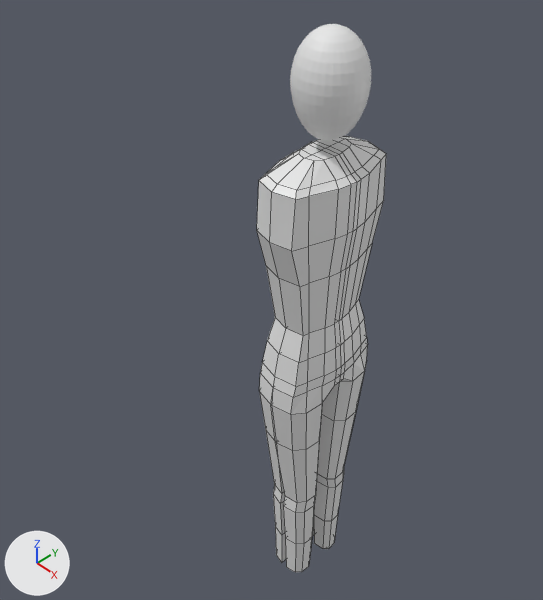
The Blender file bodymodel.blend: old version first, new version second.
One viewpoint serves both versions: a camera (50 mm lens) standing at (12.0, -13.4, 13.5) and looking at (-1.8, -0.3, -1.5). Lighting does not change. The marker at lower left points along +X, +Y and +Z. Mesh edges are drawn as thin lines on the coarser meshes.

Script lines for the objects in view, before the commit:
```python
me_cube = bpy.data.meshes.new('Cube')
me_cube.from_pydata(...)  # 118 vertices, 106 faces; spans x 0.0..1.2, y -1.1..0.0, z -13.5..4.4
me_cube.materials.append(mat_material)  # white #e7e7e7
me_sphere = bpy.data.meshes.new('Sphere')
me_sphere.from_pydata(...)  # 482 vertices, 512 faces; spans x -1.0..1.0, y -1.0..1.0, z -1.16..1.0
ob_cube = bpy.data.objects.new('Cube', me_cube)
ob_cube.location = (0.0, 0.0, 0.0)
ob_cube.scale = (1.0, 1.83, 1.0)
_m = ob_cube.modifiers.new('Mirror', 'MIRROR')
_m.use_axis = (True, True, False)
ob_sphere = bpy.data.objects.new('Sphere', me_sphere)
ob_sphere.location = (0.0, 0.07, 6.2)
ob_sphere.scale = (1.0, 1.0, 1.35)
```
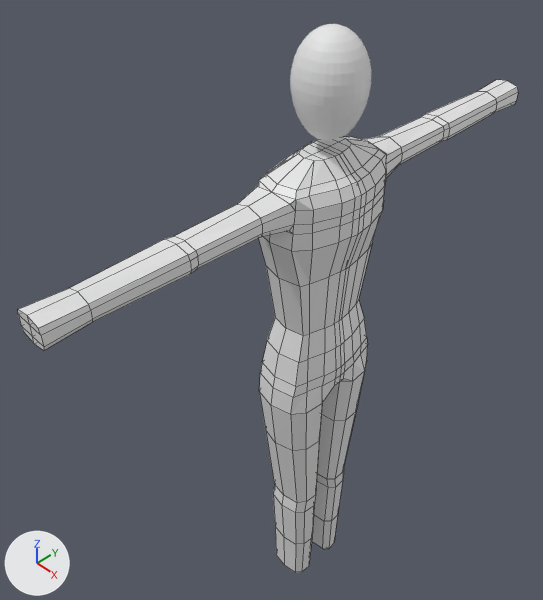
Boxes (x1, y1, x2, y2) around the edits, measured in the pictures (543 x 600 px):
'Cube', reshaped, modifiers changed (285% wider, 13% taller): before (257, 136, 386, 572); after (18, 80, 518, 572)
part 1 of me_cube, built on: before (257, 155, 386, 572); after (18, 80, 518, 572)

The change, as a diff of the scene's bpy script:
```diff
--- a/bodymodel.blend.py
+++ b/bodymodel.blend.py
@@ me_cube @@
 # used by ob_cube; location = (0.0, 0.0, 0.0); scale = (1.0, 1.83, 1.0)
-me_cube.from_pydata(...)  # 118 vertices, 106 faces; spans x 0.0..1.2, y -1.1..0.0, z -13.5..4.4
+me_cube.from_pydata(...)  # 267 vertices, 256 faces; spans x -1.1..1.3, y -4.8..0.0, z -13.5..4.4
+# me_cube part 1
+# 12 vertices are removed from x 0.0..1.1, y -0.8..0.0, z -13.5..2.3
+# 30 faces are deleted
+# 8 vertices in x 0.1, y -0.8..-0.1, z -13.5..-8.9 move by (-0.1, 0.0, 0.0)
+# 3 vertices in x 0.0, y -0.4..-0.3, z -3.1..-1.9 move by (-0.7, -0.5, 0.0)
+# 3 vertices in x 0.0..0.1, y -0.3, z -9.5..-5.8 move by (-0.7, 0.1, 0.0)
+# 5 vertices move from x 0.0..0.1, y -0.6..-0.3, z -9.5..-3.9 to x -0.8..-0.6, y -1.0..-0.2, z -9.5..-3.8
+# 142 vertices are added at x -1.1..1.3, y -4.8..0.0, z -13.5..4.4
+# 5 new vertices lie (-0.1, 0.5, 0.0) away from vertices in x -0.8, y -0.8, z 2.3..3.8
+# 8 new vertices lie (0.0, 1.1, 0.0) away from vertices in x -0.5..0.5, y -2.6, z 3.1..3.6
+# 6 new vertices lie (0.0, -1.5, 0.0) away from vertices in x -0.4..0.4, y -2.7, z 3.0..3.7
+# 180 new faces join them
 me_cube.materials.append(mat_material)
@@ ob_cube @@
 ob_cube.scale = (1.0, 1.83, 1.0)
-_m = ob_cube.modifiers.new('Mirror', 'MIRROR')
-_m.use_axis = (True, True, False)
+_m = ob_cube.modifiers.new('Mirror.001', 'MIRROR')
+_m.use_axis = (False, True, False)
```
